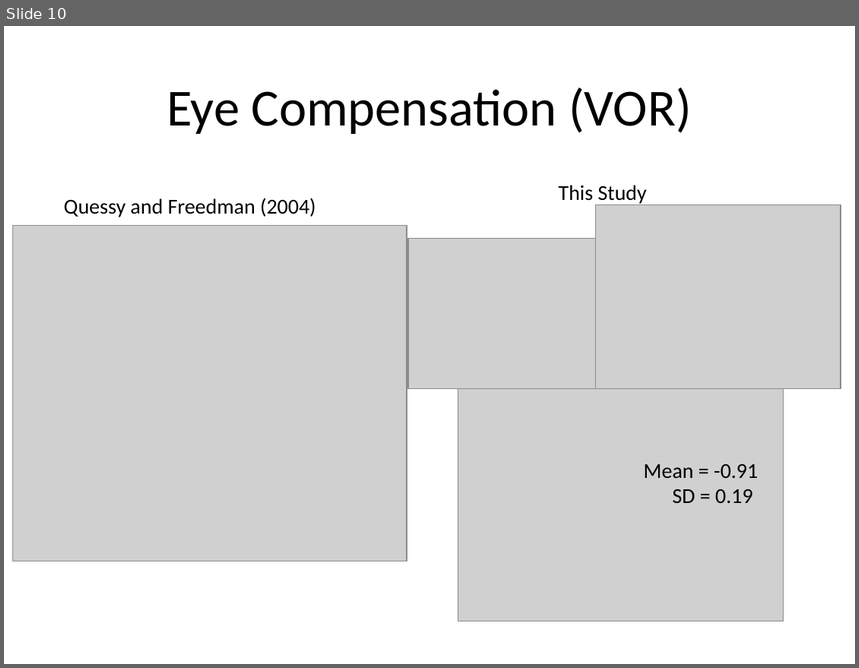
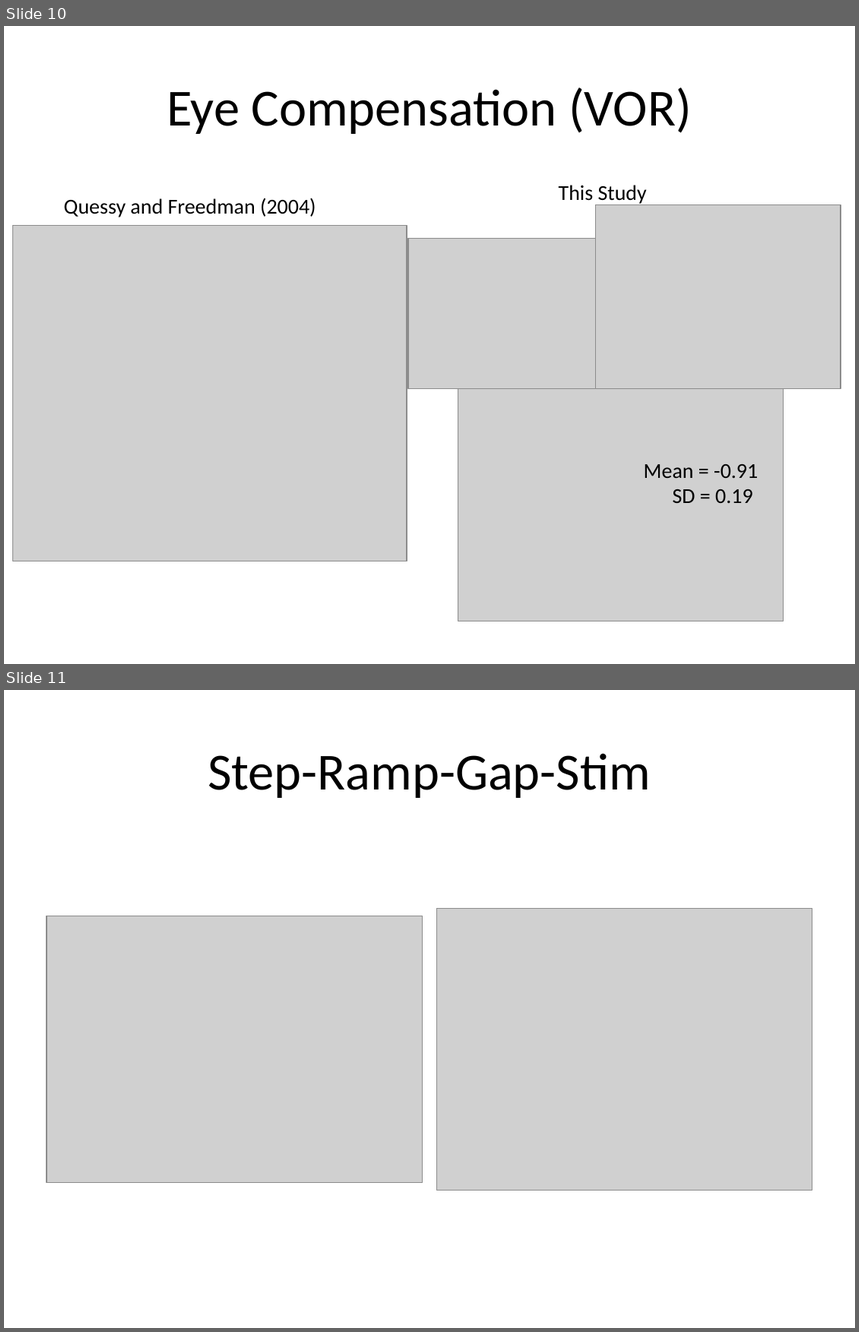
Before and after one commit to AdamPallus/NRGStimAnalysis, a slide deck: figures/NRG Stimulation 2015.pptx. Shown one above the other, each under a label of ours: slide 10 before the commit, slides 10 and 11 after it. The pictures are 859x668 and 859x1332 pixels, drawn with LibreOffice and Linux fonts; fonts in the diff are those of the drawing; grey boxes stand for pictures. Boxes give left, top, right and bottom in pixels: in the first picture for what was removed or moved away, otherwise in the second. Text is boxed around its words. In the diff, an @@ line names an element or a change of style, - is before the commit and + after.

```diff
--- a/figures/NRG Stimulation 2015.pptx
+++ b/figures/NRG Stimulation 2015.pptx
@@ slide 11 added at [4, 690, 855, 1328], background #FFFFFF @@
@@ title added at [208, 753, 651, 798], 44 pt, text #000000 @@
+Step-Ramp-Gap-Stim
@@ picture added at [47, 916, 423, 1182] @@
@@ picture added at [436, 909, 813, 1191] @@
```
Also in this commit, not shown: 1 slide changed, 1 other slide added, 10 other files.
